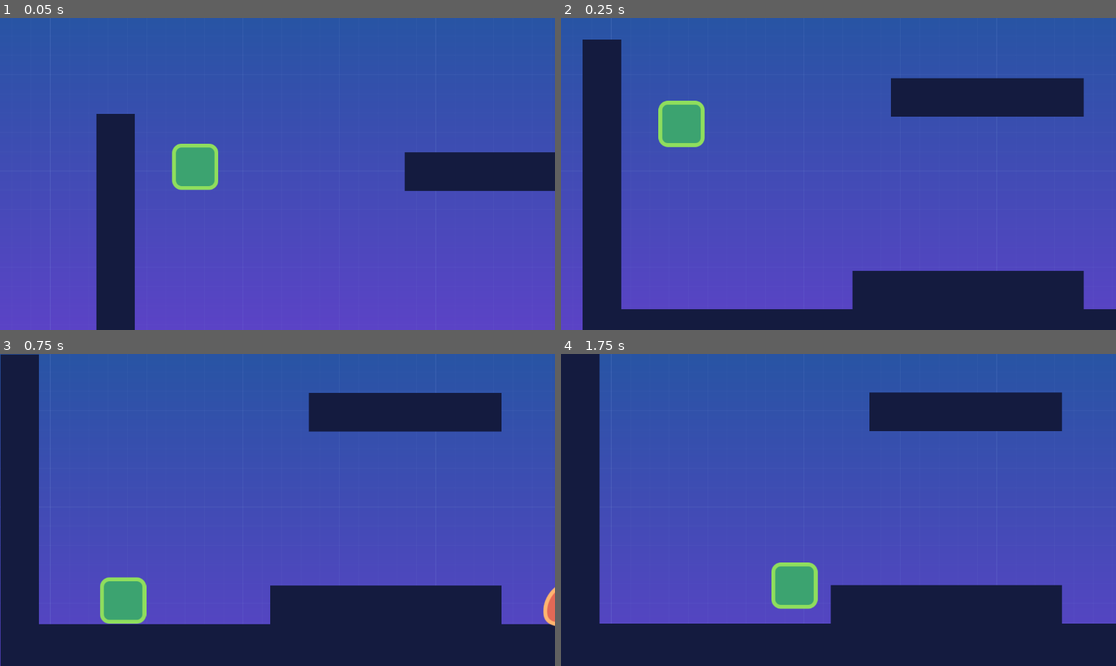
Above: before the commit, frames 1-4 (two rows, left to right).
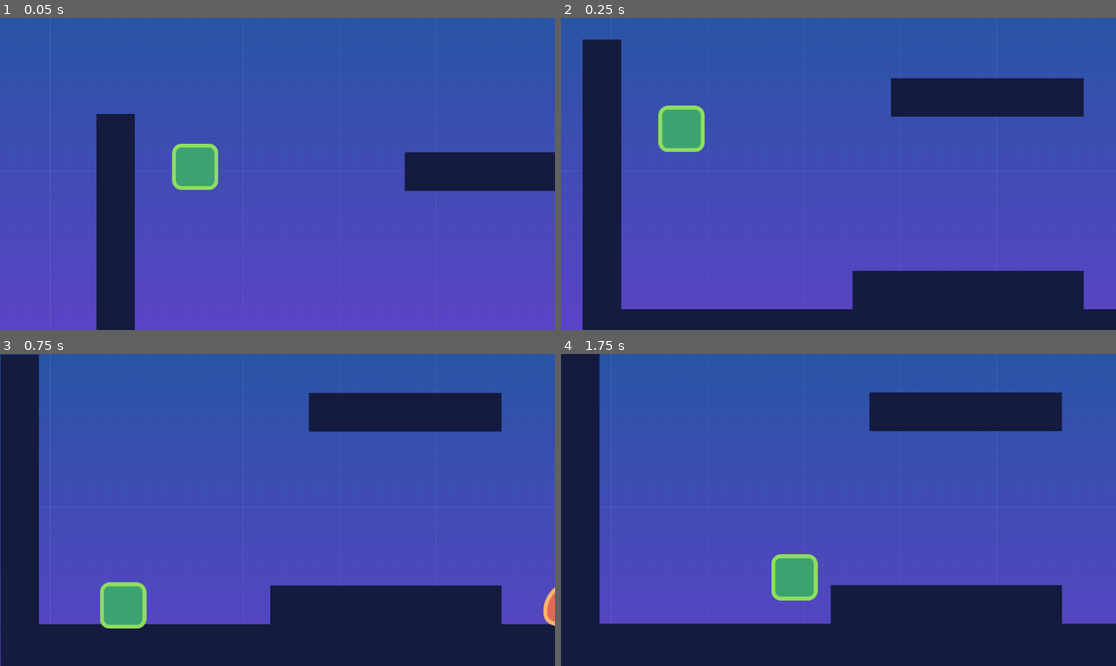
Above: after the commit, the same moments.

Repository: anatolbogun/godot-smoother-node-test-scene
Game: Godot game, scene res://src/Levels/level_template.tscn
Two runs of this game, one before a commit and one after it. Both use one fixed random seed, a clock stepped at 60 frames per second and the inputs below.
Inputs:
- Up to frame 1 (0.05 s): no input
- Up to frame 2 (0.25 s): no input
- Up to frame 3 (0.75 s): hold D (move_right) from 0.53 s (still down)
- Up to frame 4 (1.75 s): keep holding D (move_right); tap A (jump) at 0.77, 1.52 s

Frame 1 is identical in both runs. In frame 2, 0.5% of the frame differs, in the area x 17-26%, y 26-43%; in frame 3, 0.5%; in frame 4, 0.7%, in the area x 37-47%, y 64-82%.

Commit message:
interpolation makes more sense (wip)

Diff:
--- a/src/Levels/smoother.gd
+++ b/src/Levels/smoother.gd
@@ -1,7 +1,7 @@
 extends Node
 
-var physics_positions := {}
-var previous_physics_positions := {}
+var target_positions := {}
+var origin_positions := {}
 var print = 3
 
 func _process(_delta: float) -> void:
@@ -9,13 +9,13 @@
 #	position = previous_physics_position + velocity * get_physics_process_delta_time() * Engine.get_physics_interpolation_fraction()
 
 	for child in _get_relevant_children():
-		if previous_physics_positions.has(child):
+		if origin_positions.has(child) && target_positions.has(child):
 			# probably also need to filter children by position and velocity properties or handle this differently if they don't exist
-			child.position = previous_physics_positions[child] + child.velocity * get_physics_process_delta_time() * Engine.get_physics_interpolation_fraction()
-#			child.position = previous_physics_positions[child] + child.velocity * get_physics_process_delta_time() * Engine.get_physics_interpolation_fraction() - (physics_positions[child] - previous_physics_positions[child])
+			child.position = target_positions[child] + child.velocity * get_physics_process_delta_time() * Engine.get_physics_interpolation_fraction()
+#			child.position = target_positions[child] + child.velocity * get_physics_process_delta_time() * Engine.get_physics_interpolation_fraction() - (target_positions[child] - origin_positions[child])
 
 			if child.name == "Player" && print > 0:
-				print("position interpolation:     ", child.position)
+				print("position interpolation: ", child.position)
 
 func _physics_process(_delta: float) -> void:
 #   # if the following code was in a Node2D instance this would work in combination with setting the position in _process
@@ -24,23 +24,22 @@
 #	previous_physics_position = position
 
 	for child in _get_relevant_children():
-		if (!physics_positions.has(child)):
-			physics_positions[child] = child.position
-		elif (!previous_physics_positions.has(child)):
-			previous_physics_positions[child] = physics_positions[child]
-			physics_positions[child] = child.position
+		if (!target_positions.has(child)):
+			target_positions[child] = child.position
+		elif (!origin_positions.has(child)):
+			origin_positions[child] = target_positions[child]
+			target_positions[child] = child.position
 		else:
-			physics_positions[child] = child.position
+			origin_positions[child] = target_positions[child]
+			target_positions[child] = child.position
+			child.position = origin_positions[child]
 
 			if child.name == "Player" &&  print > 0:
 				print("+++++ _physics_process +++++")
-				print("position:                   ", child.position)
-				print("physics_positions:          ", physics_positions[child])
-				print("previous_physics_positions: ", previous_physics_positions[child])
+				print("position:               ", child.position)
+				print("origin_positions:       ", origin_positions[child])
+				print("target_positions:       ", target_positions[child])
 				print -= 1
-
-			child.position = previous_physics_positions[child]
-			previous_physics_positions[child] = physics_positions[child]
 
 
 # scene children that ignore any nodes that don't have a _physics_process overwrite
